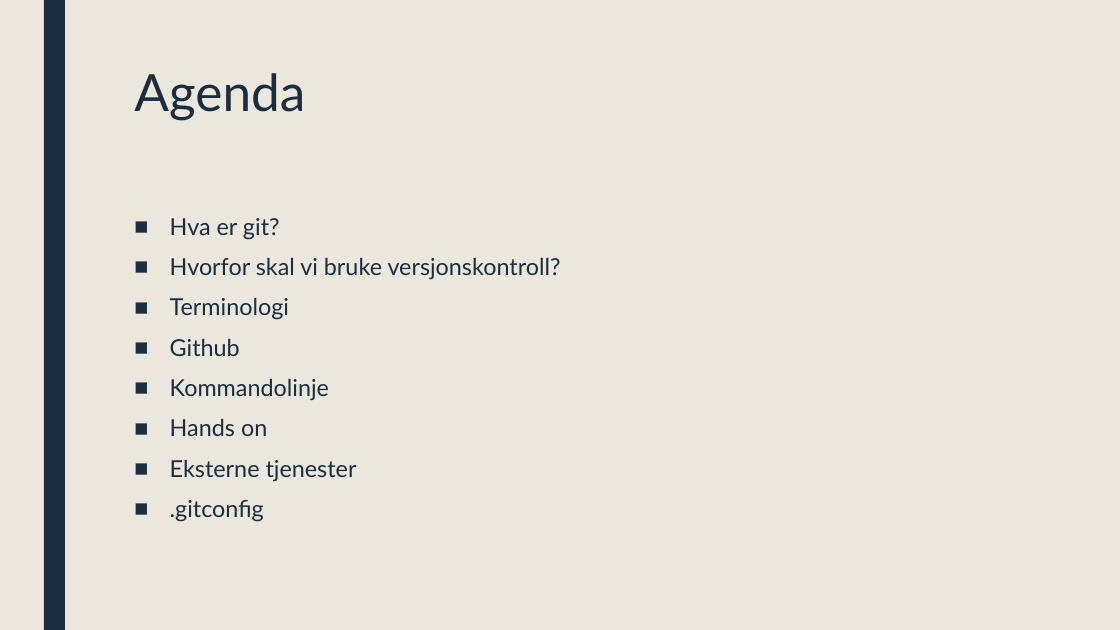
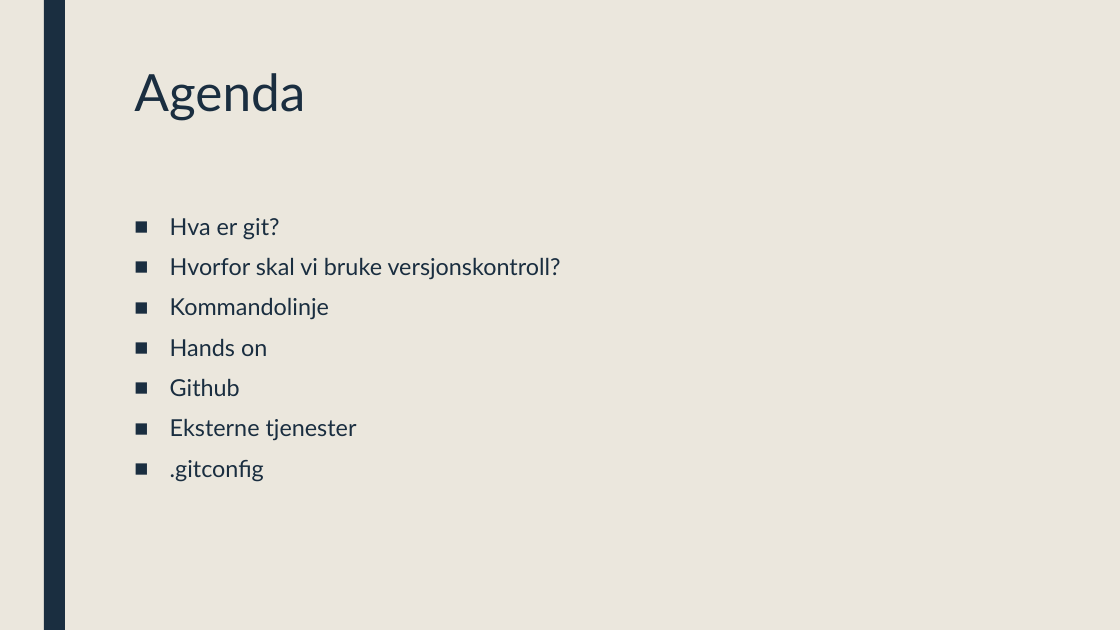
Before and after one commit to ufarm/sommer2016, a slide deck: slide 4 of GIT.pptx. Drawn at 1120x630 pixels with LibreOffice and Linux fonts; fonts in the diff are those of the drawing. Boxes give left, top, right and bottom in pixels: in the first picture for what was removed or moved away, otherwise in the second. Text is boxed around its words. In the diff, an @@ line names an element or a change of style, - is before the commit and + after.

```diff
--- a/GIT.pptx
+++ b/GIT.pptx
@@ text at (x1=170, y1=298, x2=289, y2=356): paragraphs removed @@
-■ Terminologi
-■ Github
@@ text at (x1=170, y1=379, x2=240, y2=396): paragraph added @@
+■ Github
```
Also in this commit, not shown: 1 other slide changed.
